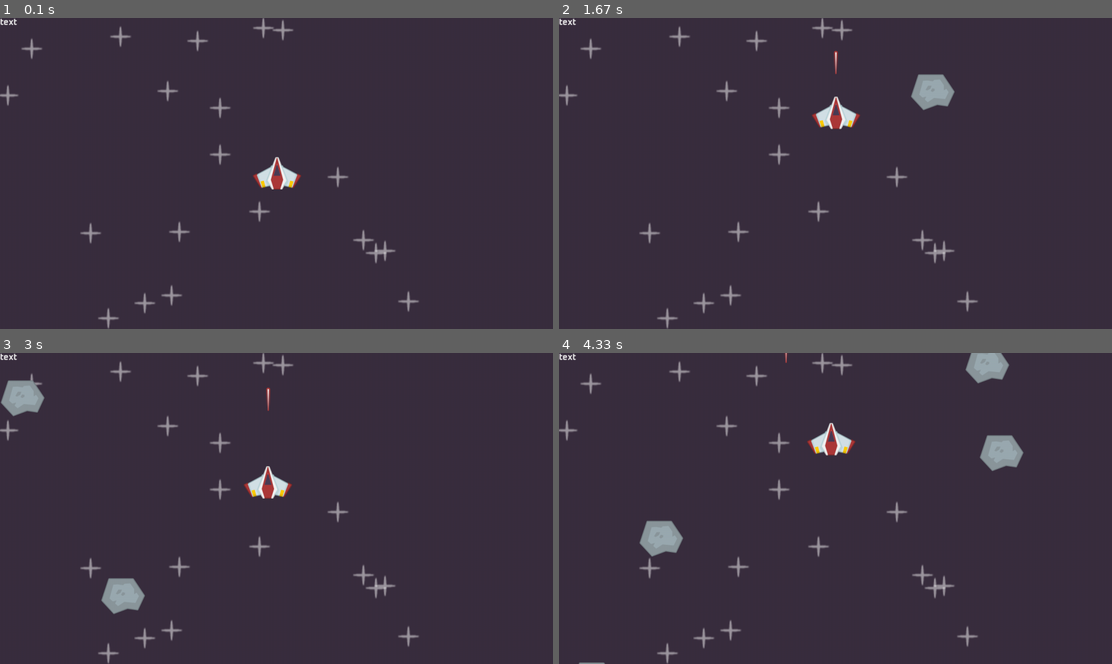
Above: before the commit, frames 1-4 (two rows, left to right).
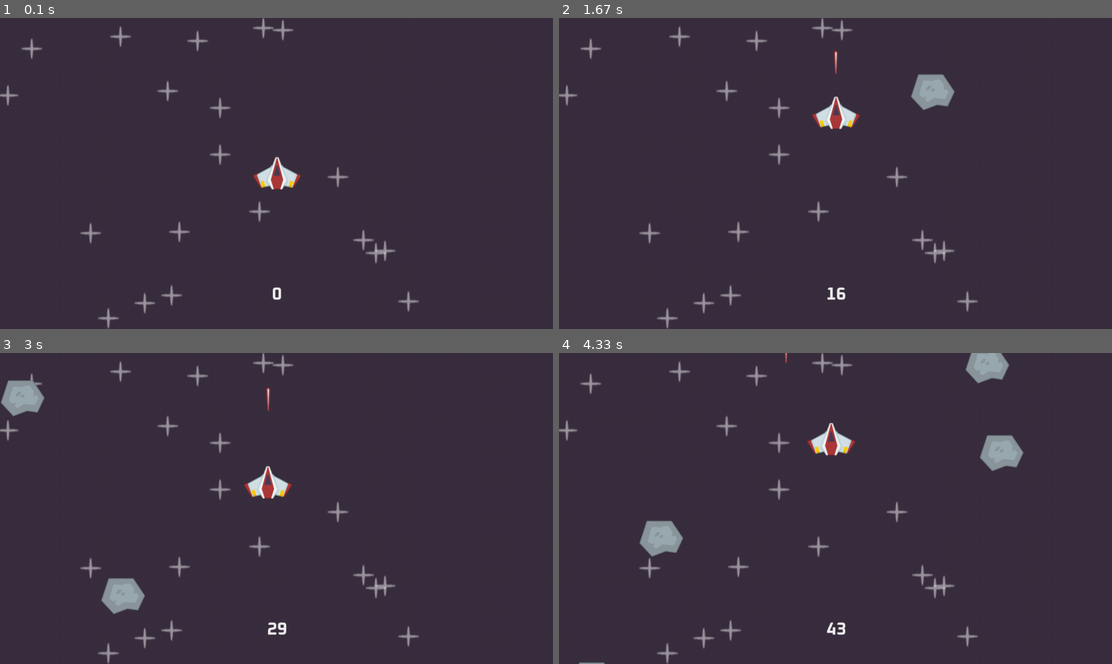
Above: after the commit, the same moments.

Repository: StefMcCuistion/PyGame-Practice-Exercises
Game: pygame game, started from src/space_shooter/code/main.py
Same seed, same stepped clock (60 frames per second), same inputs: the game is played once before the commit and once after it.
Inputs:
- Up to frame 1 (0.1 s): no input
- Up to frame 2 (1.67 s): tap Space at 0.33, 1.23, 1.53 s; hold Up 1.17-1.63 s
- Up to frame 3 (3 s): hold Right 1.67-2.13 s; tap Space at 1.73, 2.03, 2.23, 2.53, 2.8 s; hold Left 2.17-2.7 s; hold Down from 2.73 s (still down)
- Up to frame 4 (4.33 s): release Down at 3.03 s; hold Left 3.07-3.47 s; tap Space at 3.13, 3.43, 3.57, 3.97, 4.27 s; hold Up 3.5-3.87 s; hold Right from 3.9 s (still down)

The runs differ from the first frame. In frame 1, less than 0.1% of the frame differs, in the area x 0-51%, y 0-91%; in frame 2, 0.1%; in frame 3, 0.1%, in the area x 0-52%, y 0-91%; in frame 4, 0.1%.

Commit message:
Added score display

Diff:
--- a/src/space_shooter/code/main.py
+++ b/src/space_shooter/code/main.py
@@ -82,6 +82,11 @@
             if collided_sprites:
                 lazer.kill()
 
+    def display_score():
+        current_time = OwO.time.get_ticks() // 100
+        txt_surf = font.render(str(current_time), True, (240, 240, 240))
+        txt_rect = txt_surf.get_frect(midbottom = (W / 2, H - 50))
+        display.blit(txt_surf, txt_rect)
 
     # General setup
     W, H = (
@@ -99,8 +104,7 @@
     star_surf = OwO.image.load(join('..', 'images', 'star.png')).convert_alpha()
     meteor_surf = OwO.image.load(join('..', 'images', 'meteor.png')).convert_alpha()
     lazer_surf = OwO.image.load(join('..', 'images', 'lazer.png')).convert_alpha()
-    font = OwO.font.Font(join('..', 'images', 'Oxanium-Bold.ttf'), 20)
-    txt_surf = font.render('text', True, (240, 240, 240))
+    font = OwO.font.Font(join('..', 'images', 'Oxanium-Bold.ttf'), 40)
 
     # Sprites
     all_sprites = OwO.sprite.Group()
@@ -134,7 +138,7 @@
         # Draw the game
         display.fill('#3a2e3f')
         all_sprites.draw(display)
-        display.blit(txt_surf, (0, 0))
+        display_score()
         OwO.display.flip()
     OwO.quit()
 
